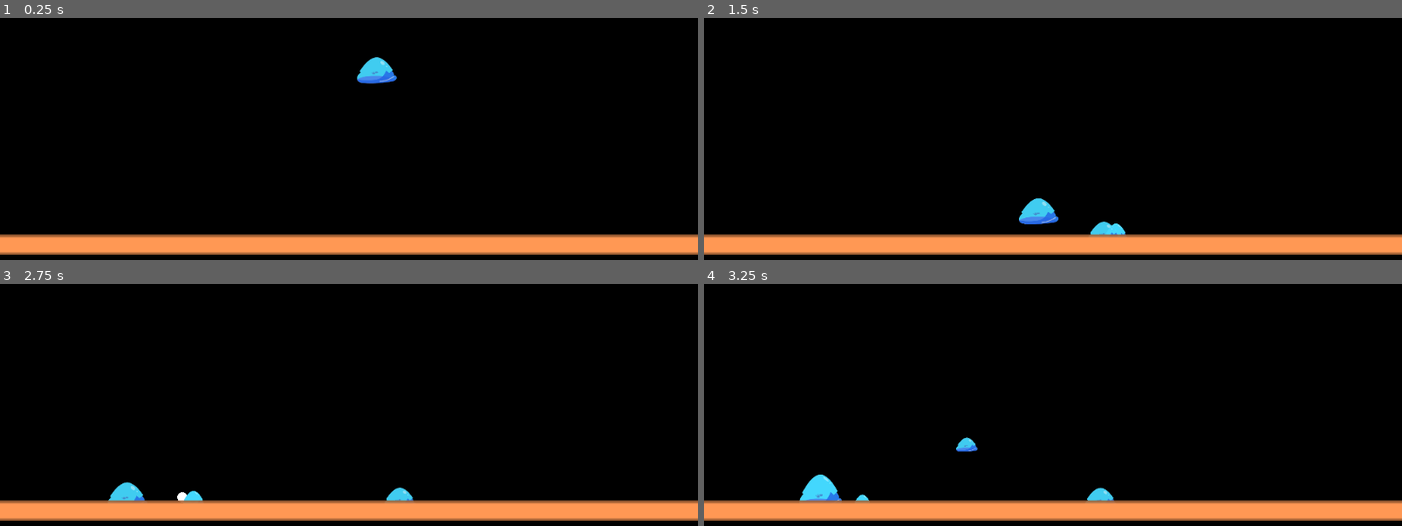
Above: before the commit, frames 1-4 (two rows, left to right).
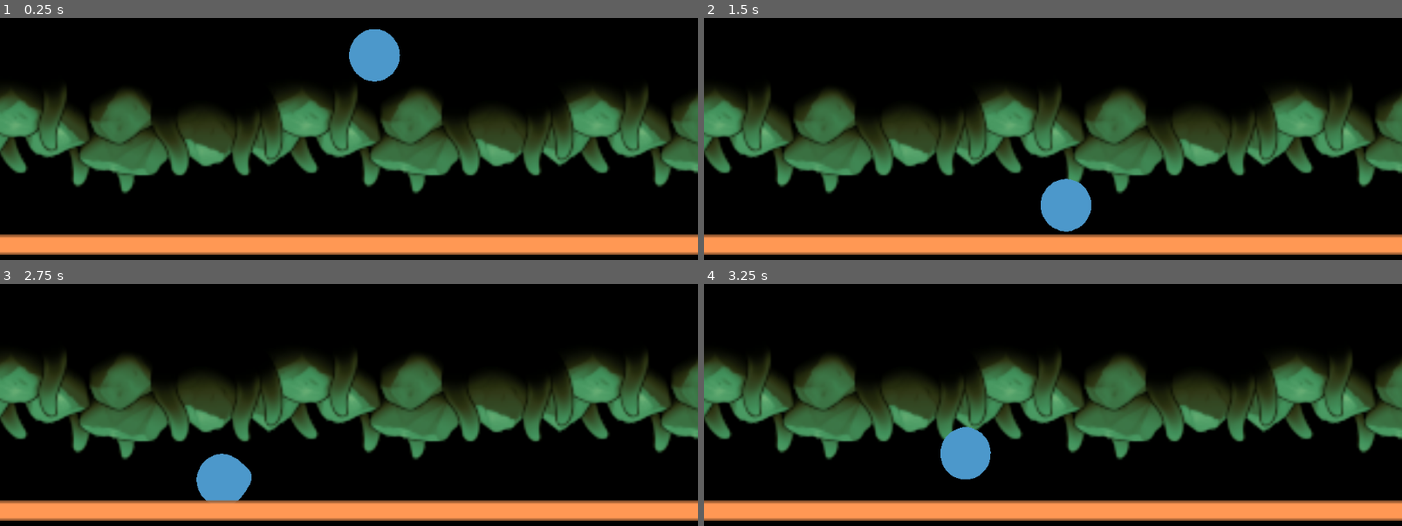
Above: after the commit, the same moments.

Repository: BoldHonor/GodotJam
Game: Godot game, scene res://Main scene.tscn
Two runs of this game, one before a commit and one after it. Both use one fixed random seed, a clock stepped at 60 frames per second and the inputs below.
Inputs (mouse positions are in pixels of both pictures, inside the frame that each line leads up to):
- Up to frame 1 (0.25 s): no input
- Up to frame 2 (1.5 s): move the mouse to (1206, 131) at 0.52 s; press the mouse at (1206, 131) at 0.53 s; hold Right (ui_right) 0.53-1.28 s; move the mouse to (913, 172) at 1.27 s; release the mouse at (913, 172) at 1.28 s; hold Left (ui_left) from 1.28 s (still down); click (913, 172) at 1.35 s
- Up to frame 3 (2.75 s): move the mouse to (418, 329) at 2.02 s; release Left (ui_left) at 2.03 s; press the mouse at (418, 329) at 2.03 s; hold Right (ui_right) from 2.03 s (still down)
- Up to frame 4 (3.25 s): move the mouse to (1018, 499) at 2.77 s; release Right (ui_right) at 2.78 s; release the mouse at (1018, 499) at 2.78 s; hold Up (ui_up) from 2.78 s (still down); click (1018, 499) at 2.85 s

The runs differ from the first frame. In frame 1, 26% of the frame differs, in the area x 0-100%, y 4-73%; in frame 2, 27%; in frame 3, 27%; in frame 4, 27%, in the area x 0-100%, y 28-90%.

Commit message:
postprocesing only on slime

Diff:
--- a/GameJamProject/Main scene.gd
+++ b/GameJamProject/Main scene.gd
@@ -4,7 +4,7 @@
 #predefines
 export (float) var POWER_RATIO =0.5
 export (float) var MIN_SCALE = 0.6
-export (float) var GROWTH = 1.06
+export (float) var GROWTH = 200
 
 export (float) var MAX_SCALE = 0.9
 export (float) var MIN_SCALE_LIMIT = 0.4
@@ -41,7 +41,7 @@
 
 
 	if Input.is_action_pressed("aim"):
-		charge()
+		charge(delta)
 
 	if (Input.is_action_just_released("aim") && prepare_launch):
 		launch()
@@ -58,13 +58,16 @@
 	prepare_launch =true
 	Projectile = ProjectileScene.instance()
 	FollowNode = MainPlayer.get_node("Node2D")
-	Projectile.scale = Vector2(MIN_SCALE,MIN_SCALE)*FollowNode.scale
+	Projectile.scale = Vector2(0,0)*FollowNode.scale
 	FollowNode.get_node("Position2D").add_child(Projectile)
 	Projectile.global_position = FollowNode.get_node("Position2D").global_position
 	pass
 
 func launch():
 	print("Launching")
+	if Projectile.scale.x < MIN_SCALE:
+		Projectile.queue_free()
+		return
 	var launch_power  = (get_global_mouse_position()-initial_point).length() * POWER_RATIO
 	if(previous_player != null):
 		previous_player.collision_layer = 1
@@ -89,8 +92,8 @@
 func charge(delta =1 ):
 	if(!prepare_launch || FollowNode == null):
 		return
-	FollowNode.look_at(get_global_mouse_position())
+	FollowNode.look_at((get_global_mouse_position() - initial_point).normalized() + FollowNode.global_position)
 	if(Projectile.scale.x < MAX_SCALE*FollowNode.scale.x):
-		Projectile.scale.x *= GROWTH*delta
-		Projectile.scale.y *= GROWTH*delta
+		Projectile.scale.x += GROWTH*delta
+		Projectile.scale.y += GROWTH*delta
 	pass
--- a/GameJamProject/Main scene.tscn
+++ b/GameJamProject/Main scene.tscn
@@ -1,10 +1,36 @@
-[gd_scene load_steps=7 format=2]
+[gd_scene load_steps=9 format=2]
 
 [ext_resource path="res://Paltform.tscn" type="PackedScene" id=1]
 [ext_resource path="res://Player.tscn" type="PackedScene" id=2]
 [ext_resource path="res://Main scene.gd" type="Script" id=3]
 [ext_resource path="res://Sprites/Character/PostProcrsing/metaball.shader" type="Shader" id=4]
 [ext_resource path="res://Sprites/Character/PostProcrsing/background.png" type="Texture" id=5]
+[ext_resource path="res://Sprites/TileSet/Mossy - TileSet small.png" type="Texture" id=6]
+
+[sub_resource type="TileSet" id=2]
+0/name = "Mossy - TileSet small.png 0"
+0/texture = ExtResource( 6 )
+0/tex_offset = Vector2( 0, 0 )
+0/modulate = Color( 1, 1, 1, 1 )
+0/region = Rect2( 0, 0, 896, 896 )
+0/tile_mode = 1
+0/autotile/bitmask_mode = 0
+0/autotile/bitmask_flags = [ Vector2( 0, 0 ), 256, Vector2( 0, 1 ), 260, Vector2( 0, 2 ), 4, Vector2( 1, 0 ), 320, Vector2( 1, 1 ), 325, Vector2( 1, 2 ), 5, Vector2( 2, 0 ), 64, Vector2( 2, 1 ), 65, Vector2( 2, 2 ), 1 ]
+0/autotile/icon_coordinate = Vector2( 0, 0 )
+0/autotile/tile_size = Vector2( 128, 128 )
+0/autotile/spacing = 0
+0/autotile/occluder_map = [  ]
+0/autotile/navpoly_map = [  ]
+0/autotile/priority_map = [  ]
+0/autotile/z_index_map = [  ]
+0/occluder_offset = Vector2( 0, 0 )
+0/navigation_offset = Vector2( 0, 0 )
+0/shape_offset = Vector2( 0, 0 )
+0/shape_transform = Transform2D( 1, 0, 0, 1, 0, 0 )
+0/shape_one_way = false
+0/shape_one_way_margin = 0.0
+0/shapes = [  ]
+0/z_index = 0
 
 [sub_resource type="ShaderMaterial" id=1]
 shader = ExtResource( 4 )
@@ -13,8 +39,7 @@
 [node name="Node2D" type="Node2D"]
 script = ExtResource( 3 )
 POWER_RATIO = 0.8
-GROWTH = 1.03
-MAX_SCALE = 0.8
+GROWTH = 0.331
 MIN_SCALE_LIMIT = 0.6
 
 [node name="Player" parent="." instance=ExtResource( 2 )]
@@ -24,13 +49,24 @@
 [node name="BackBufferCopy" type="BackBufferCopy" parent="."]
 copy_mode = 2
 
-[node name="TextureRect" type="TextureRect" parent="."]
-visible = false
+[node name="TileMap" type="TileMap" parent="."]
+position = Vector2( 60.7352, -54.061 )
+tile_set = SubResource( 2 )
+cell_size = Vector2( 128, 128 )
+format = 1
+tile_data = PoolIntArray( 65537, 0, 0, 65538, 0, 1, 65539, 0, 1, 65540, 0, 1, 65541, 0, 2, 131073, 0, 131072, 131074, 0, 131073, 131075, 0, 131073, 131076, 0, 131073, 131077, 0, 131074 )
+
+[node name="Camera2D" type="Camera2D" parent="."]
+position = Vector2( 504, 304 )
+current = true
+zoom = Vector2( 0.3, 0.3 )
+
+[node name="TextureRect" type="TextureRect" parent="Camera2D"]
 material = SubResource( 1 )
-margin_left = 352.0
-margin_top = 216.0
-margin_right = 656.0
-margin_bottom = 392.0
+margin_left = -152.0
+margin_top = -90.0
+margin_right = 152.0
+margin_bottom = 87.0
 texture = ExtResource( 5 )
 expand = true
 __meta__ = {
@@ -40,8 +76,3 @@
 [node name="Paltform" parent="." instance=ExtResource( 1 )]
 position = Vector2( 521.874, 344.611 )
 scale = Vector2( 1.814, 1 )
-
-[node name="Camera2D" type="Camera2D" parent="."]
-position = Vector2( 504, 304 )
-current = true
-zoom = Vector2( 0.3, 0.3 )
--- a/GameJamProject/Player.tscn
+++ b/GameJamProject/Player.tscn
@@ -42,7 +42,6 @@
 script = ExtResource( 2 )
 
 [node name="Sprite" type="Sprite" parent="."]
-visible = false
 scale = Vector2( 0.3, 0.3 )
 texture = ExtResource( 1 )
 
@@ -61,6 +60,7 @@
 wait_time = 0.4
 
 [node name="AnimatedSprite" type="AnimatedSprite" parent="."]
+visible = false
 position = Vector2( 0.735784, 3.88915 )
 scale = Vector2( 0.1, 0.1 )
 frames = SubResource( 3 )
Not shown, added: GameJamProject/default_env.tres~RF2e064886.TMP
Not shown, added: GameJamProject/default_env.tres~RF2e1016a8.TMP
